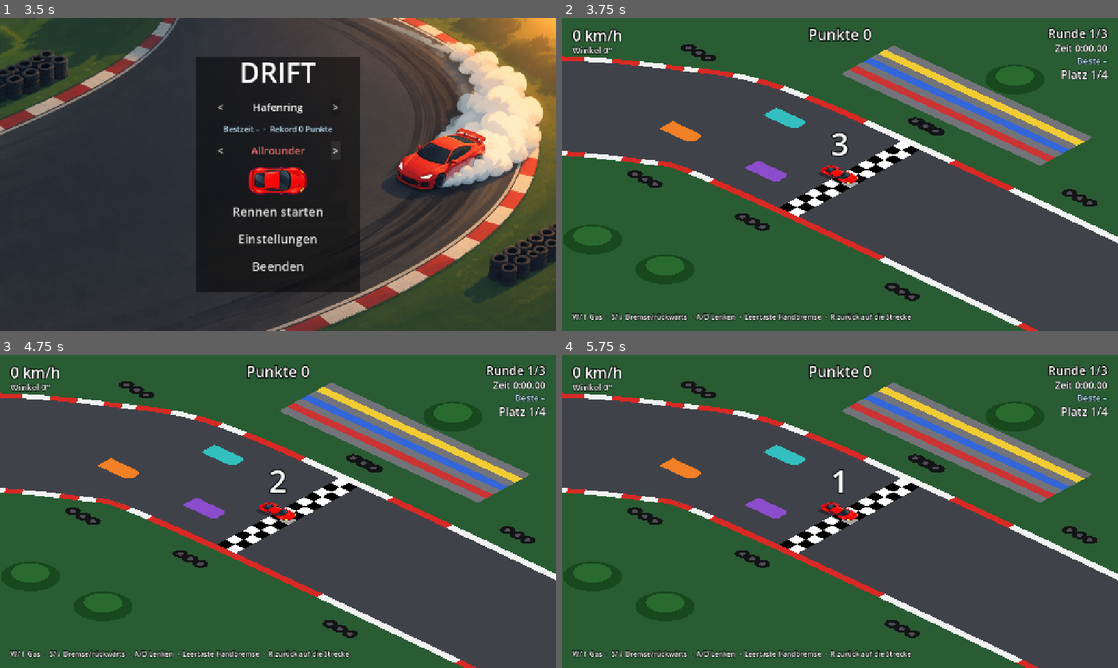
Above: before the commit, frames 1-4 (two rows, left to right).
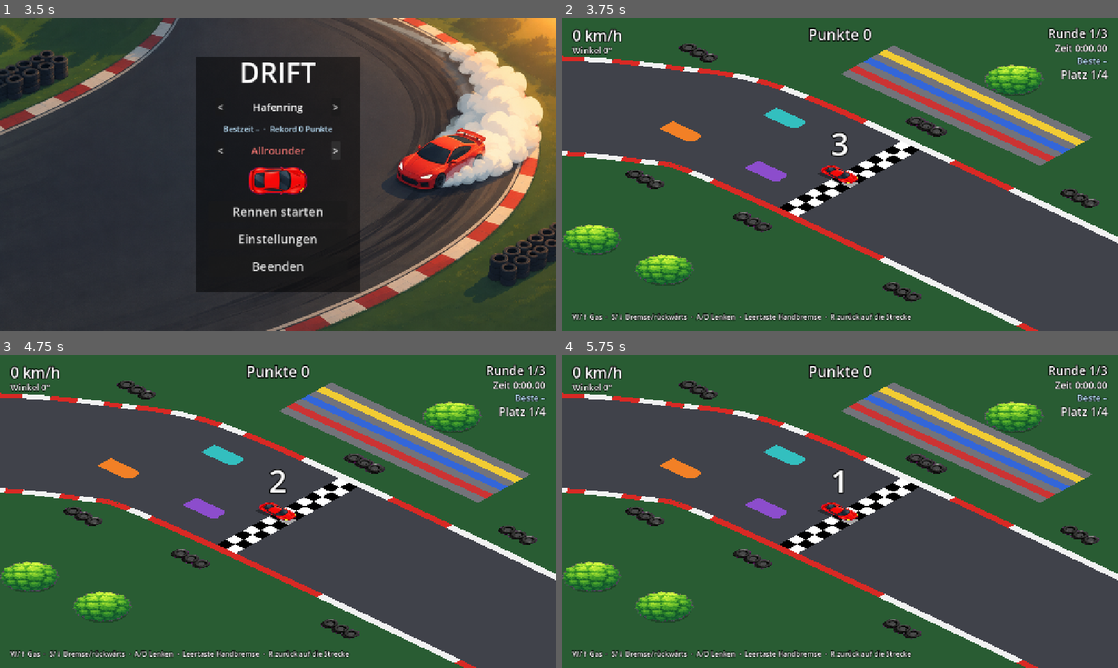
Above: after the commit, the same moments.

Repository: Mayo73/agenthub-backup
Game: Godot game, scene res://scenes/main_menu.tscn
The game is run twice, just before and just after one commit, with the same random seed, the same clock (stepped at 60 frames per second) and the same inputs.
Inputs:
- Up to frame 1 (3.5 s): click "<" at 0.5 s; click ">" at 1.25 s; click "<" at 2 s; click ">" at 2.75 s
- Up to frame 2 (3.75 s): click "Rennen starten" at 3.5 s
- Up to frame 3 (4.75 s): tap Enter (neustart) at 4.25 s; hold D (rechts) from 4.28 s (still down); hold S (bremse) from 4.28 s (still down)
- Up to frame 4 (5.75 s): tap Enter (neustart) at 5 s; release D (rechts) at 5.03 s; release S (bremse) at 5.03 s; hold Down from 5.03 s (still down); tap W (gas) at 5.1 s

Frame 1 is identical in both runs. In frame 2, 2.7% of the frame differs, in the area x 0-97%, y 8-91%; in frame 3, 2.7%; in frame 4, 2.7%.

Commit message:
T-0076: Bäume und Reifenstapel als Bilder zeichnen
Erstellt vom lokalen Agent (Modell qwen3.5:27b, Versuch 1 von 5).

Diff:
--- a/scripts/track.gd
+++ b/scripts/track.gd
@@ -6,6 +6,10 @@
 const CURB_WIDTH := 14.0
 const CURB_DASH := 40.0
 const START_CELL := 20.0
+const TREE_TEXTURE := preload("res://assets/decor/tree.png")
+const TIRES_TEXTURE := preload("res://assets/decor/tires.png")
+const TREE_SIZE := Vector2(92, 96)
+const TIRES_SIZE := Vector2(70, 29)
 
 ## Kontrollpunkte der Mittellinie (geschlossen). Werden zu einer runden Linie geglättet.
 @export var control_points := PackedVector2Array([
@@ -98,10 +102,7 @@
 	for item in decor:
 		var p: Vector2 = item["position"]
 		if item["kind"] == TrackDecor.Kind.TIRES:
-			for k in 3:
-				var c := p + Vector2(k * 22.0 - 22.0, 0.0)
-				draw_circle(c, 12.0, Color(0.08, 0.08, 0.09))
-				draw_circle(c, 5.0, Color(0.3, 0.3, 0.32))
+			draw_texture_rect(TIRES_TEXTURE, Rect2(p - TIRES_SIZE * 0.5, TIRES_SIZE), false)
 		else:
-			draw_circle(p, 46.0, Color(0.1, 0.28, 0.12))
-			draw_circle(p + Vector2(-8, -8), 30.0, Color(0.16, 0.42, 0.18))
+			draw_circle(p + Vector2(8, 8), 40.0, Color(0, 0, 0, 0.25))
+			draw_texture_rect(TREE_TEXTURE, Rect2(p - TREE_SIZE * 0.5, TREE_SIZE), false)
--- a/tests/test_track_loading.gd
+++ b/tests/test_track_loading.gd
@@ -60,3 +60,11 @@
 		check(not track.path.is_on_track(e), "Ecke der Tribüne sollte nicht auf der Strecke sein")
 
 	track.free()
+
+
+func test_deko_bilder() -> void:
+	var track: Node2D = preload("res://scripts/track.gd").new()
+	check(track.TREE_TEXTURE.get_width() > 0, "TREE_TEXTURE width sollte größer als 0 sein")
+	check(track.TIRES_TEXTURE.get_width() > 0, "TIRES_TEXTURE width sollte größer als 0 sein")
+	check_eq(track.TREE_SIZE, Vector2(92, 96), "TREE_SIZE sollte Vector2(92, 96) sein")
+	track.free()
